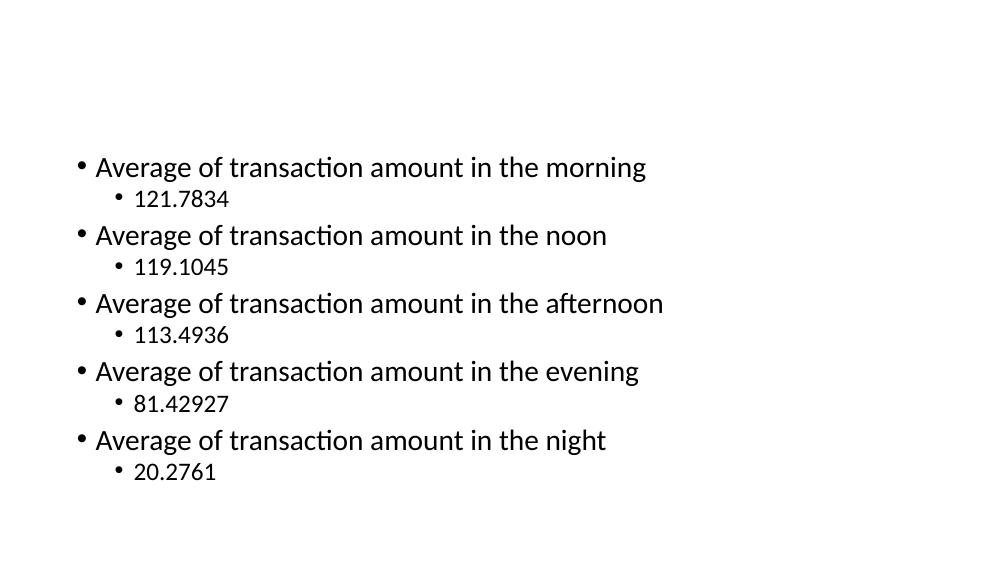
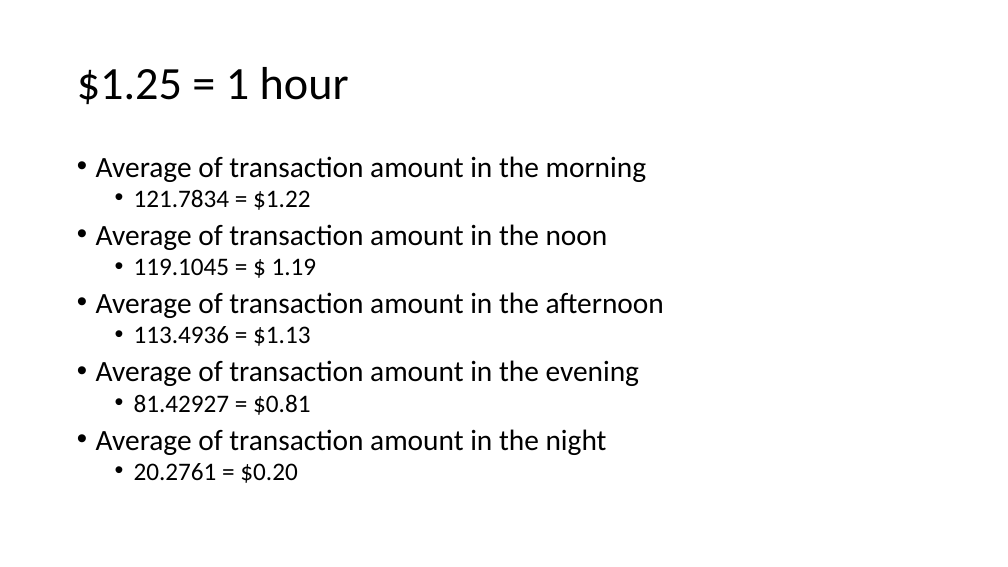
Before and after one commit to BigDataForSanDiego/2019-Team-101, a slide deck: slide 10 of Team World Wide.pptx (slide 8 before the commit). Drawn at 1008x567 pixels with LibreOffice and Linux fonts; fonts in the diff are those of the drawing. Boxes give left, top, right and bottom in pixels: in the first picture for what was removed or moved away, otherwise in the second. Text is boxed around its words. In the diff, an @@ line names an element or a change of style, - is before the commit and + after.

```diff
--- a/Team World Wide.pptx
+++ b/Team World Wide.pptx
@@ title added at bbox=[77, 67, 349, 104], 44 pt, text #000000 @@
+$1.25 = 1 hour
@@ text at bbox=[134, 189, 310, 210]: text changed @@
-  • 121.7834
+  • 121.7834 = $1.22
@@ text at bbox=[134, 258, 317, 275]: text changed @@
-  • 119.1045
+  • 119.1045 = $ 1.19
@@ text at bbox=[134, 326, 310, 346]: text changed @@
-  • 113.4936
+  • 113.4936 = $1.13
@@ text at bbox=[134, 394, 310, 415]: text changed @@
-  • 81.42927
+  • 81.42927 = $0.81
@@ text at bbox=[134, 463, 297, 483]: text changed @@
-  • 20.2761
+  • 20.2761 = $0.20
```
Also in this commit, not shown: 3 other slides changed, 4 slides added.
